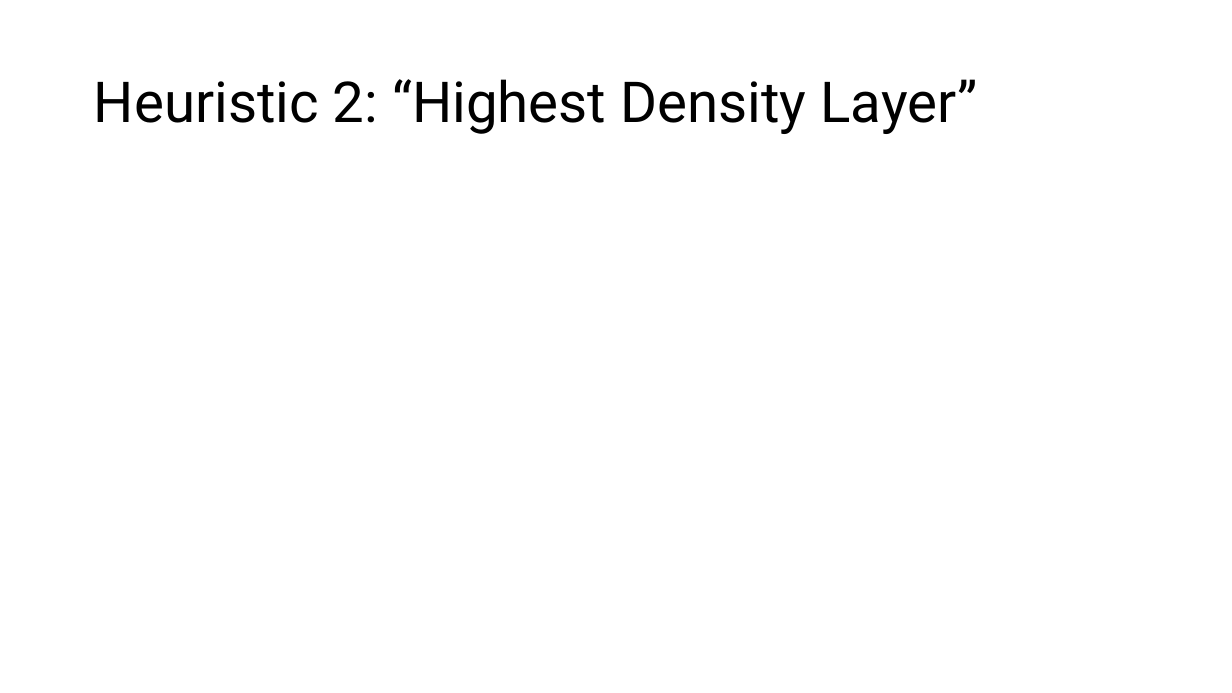
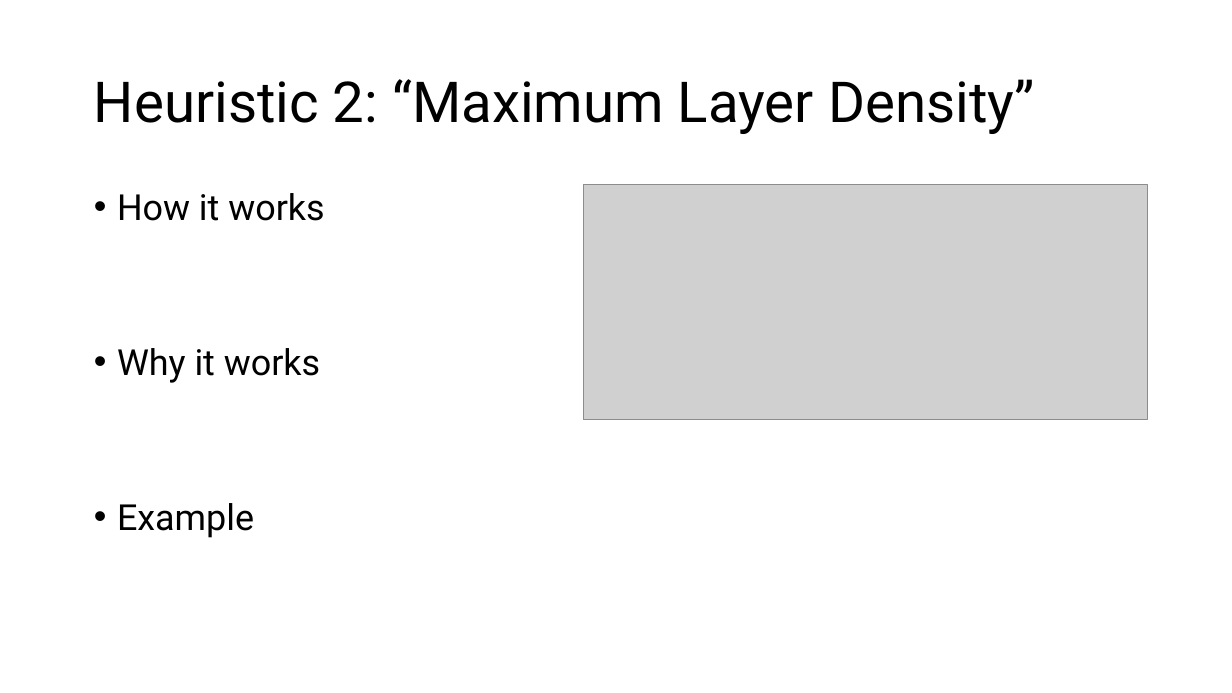
Before and after one commit to SmarfMagoosh/IntroToAIProject1, a slide deck: slide 4 of flooding/writing/presentation.pptx. Drawn at 1232x693 pixels with LibreOffice and Linux fonts; fonts in the diff are those of the drawing; grey boxes stand for pictures. Boxes give left, top, right and bottom in pixels: in the first picture for what was removed or moved away, otherwise in the second. Text is boxed around its words. In the diff, an @@ line names an element or a change of style, - is before the commit and + after.

```diff
--- a/flooding/writing/presentation.pptx
+++ b/flooding/writing/presentation.pptx
@@ title at (x1=94, y1=79, x2=1035, y2=134): text changed @@
-Heuristic 2: “Highest Density Layer”
+Heuristic 2: “Maximum Layer Density”
@@ text added at (x1=117, y1=193, x2=324, y2=538), 28 pt, text #000000 @@
+• How it works
+• Why it works
+• Example
@@ picture added at (x1=583, y1=185, x2=1147, y2=421) @@
```
Also in this commit, not shown: 2 other slides changed, 6 slides added, 2 slides removed, 18 other files.
